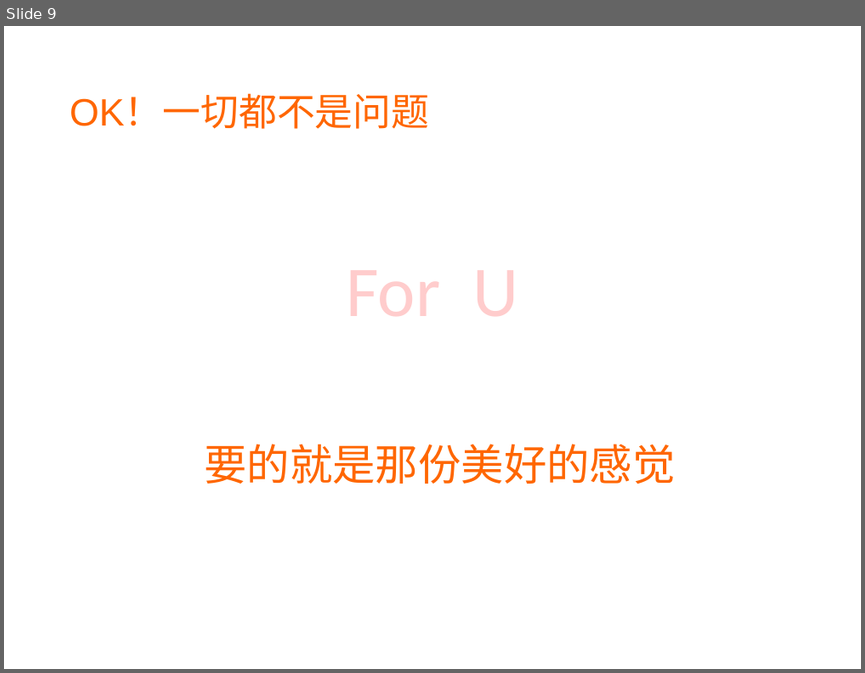
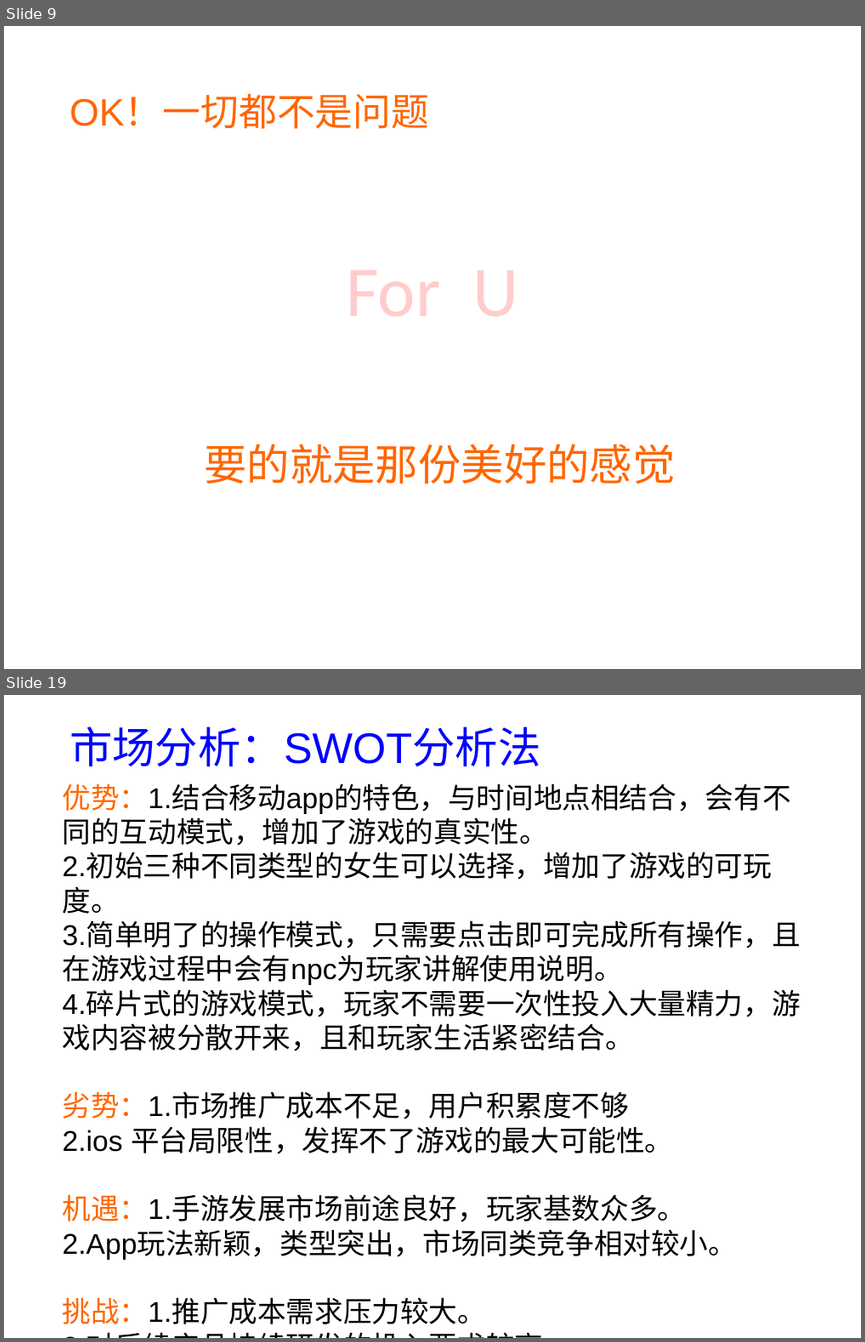
Before and after one commit to sx1989827/teambition, a slide deck: document/商业计划书.ppt. Shown one above the other, each under a label of ours: slide 9 before the commit, slides 9 and 19 after it; the slides between them are not shown. The pictures are 865x673 and 865x1342 pixels, drawn with LibreOffice and Linux fonts; fonts in the diff are those of the drawing. Boxes give left, top, right and bottom in pixels: in the first picture for what was removed or moved away, otherwise in the second. Text is boxed around its words. In the diff, an @@ line names an element or a change of style, - is before the commit and + after.

```diff
--- a/document/商业计划书.ppt
+++ b/document/商业计划书.ppt
@@ slide 19 added at (4,695,861,1338), background #FFFFFF @@
@@ text added at (69,726,540,766), 36 pt, text #0000FF @@
+市场分析：SWOT分析法
@@ text added at (63,783,800,1324), 24 pt, text #000000 @@
+优势：1.结合移动app的特色，与时间地点相结合，会有不同的互动模式，增加了游戏的真实性。
+2.初始三种不同类型的女生可以选择，增加了游戏的可玩度。
+3.简单明了的操作模式，只需要点击即可完成所有操作，且在游戏过程中会有npc为玩家讲解使用说明。
+4.碎片式的游戏模式，玩家不需要一次性投入大量精力，游戏内容被分散开来，且和玩家生活紧密结合。
+劣势：1.市场推广成本不足，用户积累度不够
+2.ios 平台局限性，发挥不了游戏的最大可能性。
+机遇：1.手游发展市场前途良好，玩家基数众多。
+2.App玩法新颖，类型突出，市场同类竞争相对较小。
+挑战：1.推广成本需求压力较大。
+2.对后续产品持续研发的投入要求较高。
```
Also in this commit, not shown: 1 slide changed, 10 other slides added.
